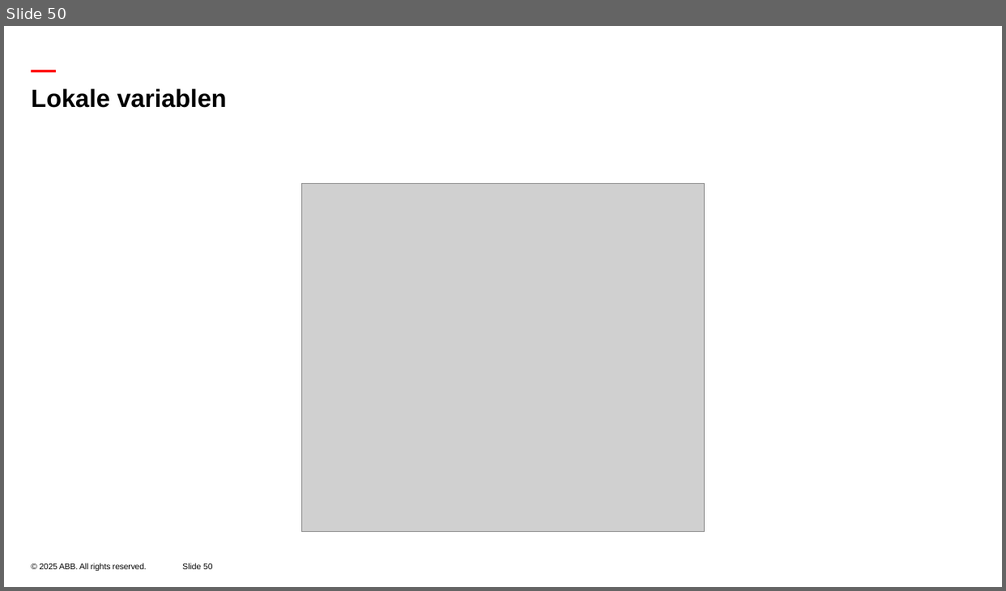
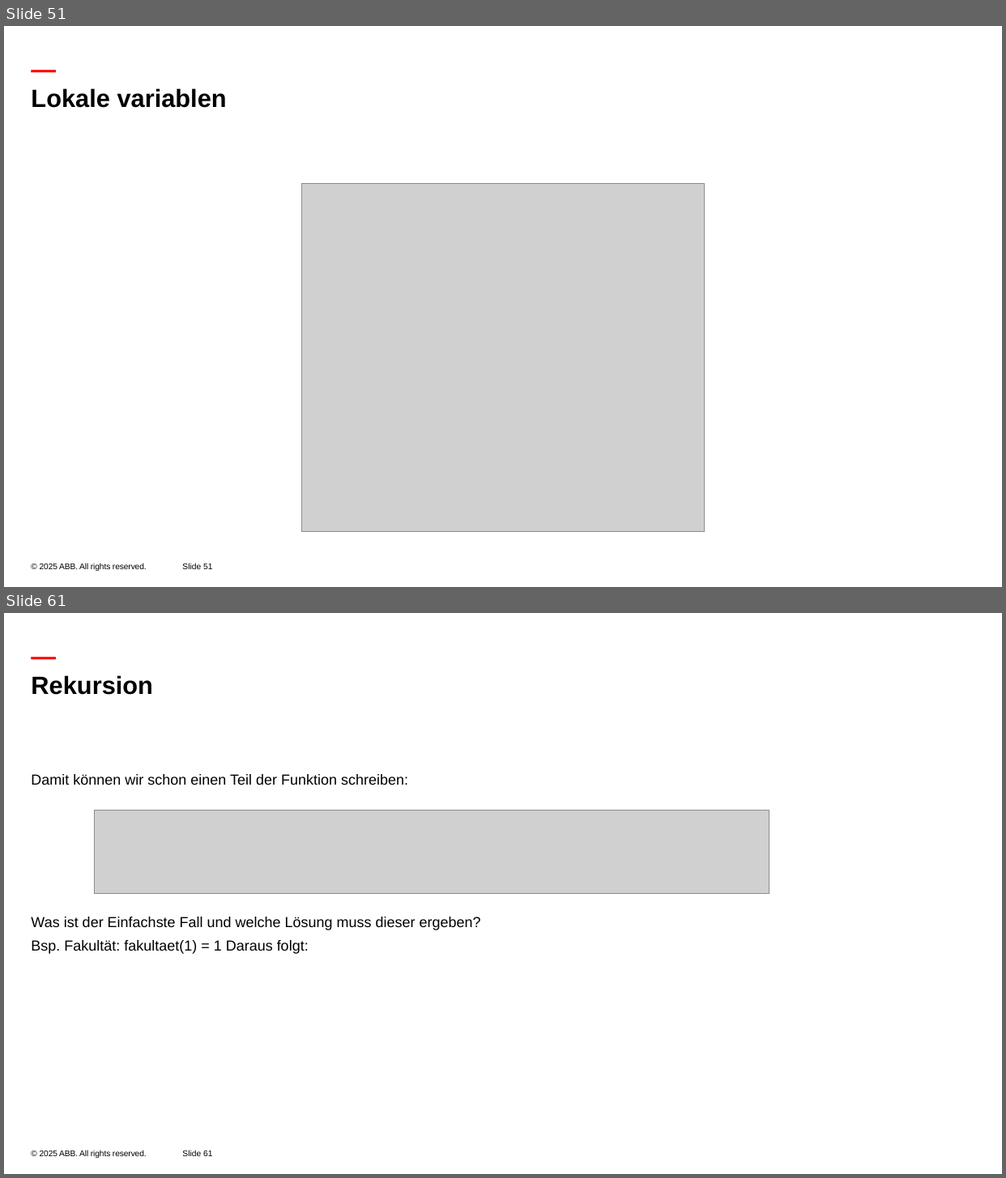
Before and after one commit to luisEM2/Programmieren-Vorpraktikum, a slide deck: 3 Zahlen.pptx. Shown one above the other, each under a label of ours: slide 50 before the commit, slides 51 and 61 after it; the slides between them are not shown. The pictures are 1006x591 and 1006x1178 pixels, drawn with LibreOffice and Linux fonts; fonts in the diff are those of the drawing; grey boxes stand for pictures; background and template pictures are left out. Boxes give left, top, right and bottom in pixels: in the first picture for what was removed or moved away, otherwise in the second. Text is boxed around its words. In the diff, an @@ line names an element or a change of style, - is before the commit and + after.

```diff
--- a/3 Zahlen.pptx
+++ b/3 Zahlen.pptx
@@ slide 61 added at (4, 613, 1002, 1174), background #FFFFFF; not listed: 3 template elements that a slide beside it also shows @@
@@ title added at (31, 675, 153, 695), 24 pt, text #000000, bold @@
+Rekursion
@@ text added at (31, 774, 481, 954), 14 pt, text #000000 @@
+Damit können wir schon einen Teil der Funktion schreiben:
+Was ist der Einfachste Fall und welche Lösung muss dieser ergeben?
+Bsp. Fakultät: fakultaet(1) = 1 Daraus folgt:
@@ picture added at (95, 811, 769, 894) @@
@@ what was slide 50 is now slide 51 @@
@@ page number at (182, 564, 212, 570): text changed @@
-Slide 50
+Slide 51
```
Also in this commit, not shown: 2 slides changed, 11 other slides added, 15 other files.
